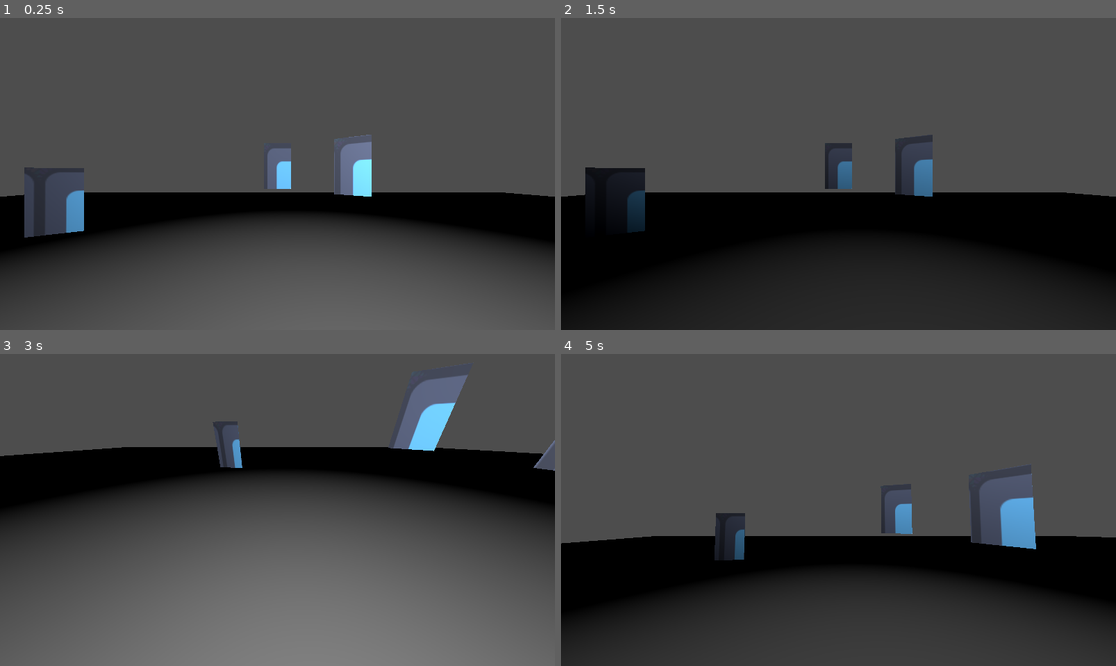
Above: before the commit, frames 1-4 (two rows, left to right).
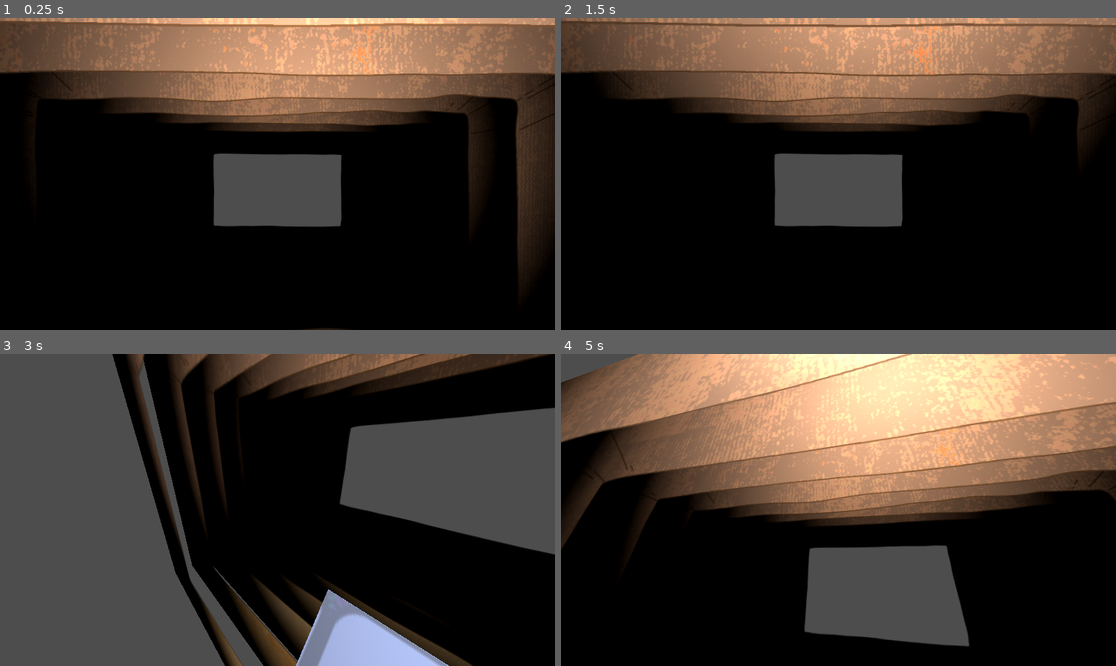
Above: after the commit, the same moments.

Repository: ISAKUTOKI/Project-3
Game: Godot game, scene res://scenes/main_scene.tscn
Two runs of this game, one before a commit and one after it. Both use one fixed random seed, a clock stepped at 60 frames per second and the inputs below. The engine's default icon, where the game draws it, is replaced by a stand-in: a white triangle on a blue panel in a dark square.
Inputs (mouse positions are in pixels of both pictures, inside the frame that each line leads up to):
- Up to frame 1 (0.25 s): no input
- Up to frame 2 (1.5 s): move the mouse to (960, 158) at 0.52 s; click (960, 158) at 0.6 s; right-click (960, 158) at 0.8 s; drag from (727, 189) to (810, 236) at 1.27 s
- Up to frame 3 (3 s): move the mouse to (333, 441) at 2.02 s; hold Alt (change_camera_rotatable) 2.03-2.75 s; click (333, 441) at 2.17 s; right-click (333, 441) at 2.3 s; drag from (249, 572) to (111, 463) at 2.77 s
- Up to frame 4 (5 s): move the mouse to (1005, 556) at 3.52 s; right-click (1005, 556) at 3.6 s; click (1005, 556) at 3.67 s; drag from (672, 463) to (755, 432) at 4.27 s

The runs differ from the first frame. In frame 1, 89% of the frame differs, in the area x 0-100%, y 0-100%; in frame 2, 72%; in frame 3, 72%; in frame 4, 82%.

Commit message:
WIP
资源更新

Diff:
--- /dev/null
+++ b/PlantSomeFlowers/material/wall_material.tres
@@ -0,0 +1,8 @@
+[gd_resource type="StandardMaterial3D" format=3 uid="uid://smimbuotjbfl"]
+
+[resource]
+transparency = 2
+alpha_scissor_threshold = 0.5
+alpha_antialiasing_mode = 0
+shading_mode = 2
+texture_filter = 0
--- a/PlantSomeFlowers/project.godot
+++ b/PlantSomeFlowers/project.godot
@@ -18,8 +18,8 @@
 [autoload]
 
 GlobalSignalBus="*res://scripts/global_signal_bus.gd"
-GameController="*res://scripts/game_controller.gd"
-GameManager="*res://scripts/game_manager.gd"
+GameController="*res://scripts/game/game_controller.gd"
+GameManager="*res://scripts/game/game_manager.gd"
 
 [display]
 
@@ -42,9 +42,29 @@
 "events": [Object(InputEventMouseButton,"resource_local_to_scene":false,"resource_name":"","device":-1,"window_id":0,"a …(253 unchanged characters)…
 ]
 }
-cancel={
+drop={
 "deadzone": 0.5,
 "events": [Object(InputEventMouseButton,"resource_local_to_scene":false,"resource_name":"","device":-1,"window_id":0,"a …(253 unchanged characters)…
+]
+}
+test_function_1={
+"deadzone": 0.5,
+"events": [Object(InputEventKey,"resource_local_to_scene":false,"resource_name":"","device":-1,"window_id":0,"alt_pressed":false,"shift_pressed":false,"ctrl_pressed":true,"meta_pressed":false,"pressed":false,"keycode":0,"physical_keycode":4194343,"key_label":0,"unicode":0,"location":0,"echo":false,"script":null)
+]
+}
+test_function_2={
+"deadzone": 0.5,
+"events": [Object(InputEventKey,"resource_local_to_scene":false,"resource_name":"","device":-1,"window_id":0,"alt_pressed":false,"shift_pressed":false,"ctrl_pressed":true,"meta_pressed":false,"pressed":false,"keycode":0,"physical_keycode":4194342,"key_label":0,"unicode":0,"location":0,"echo":false,"script":null)
+]
+}
+test_function_3={
+"deadzone": 0.5,
+"events": [Object(InputEventKey,"resource_local_to_scene":false,"resource_name":"","device":-1,"window_id":0,"alt_pressed":false,"shift_pressed":false,"ctrl_pressed":true,"meta_pressed":false,"pressed":false,"keycode":0,"physical_keycode":4194341,"key_label":0,"unicode":0,"location":0,"echo":false,"script":null)
+]
+}
+test_function_4={
+"deadzone": 0.5,
+"events": [Object(InputEventKey,"resource_local_to_scene":false,"resource_name":"","device":-1,"window_id":0,"alt_pressed":false,"shift_pressed":false,"ctrl_pressed":true,"meta_pressed":false,"pressed":false,"keycode":0,"physical_keycode":4194340,"key_label":0,"unicode":0,"location":0,"echo":false,"script":null)
 ]
 }
 
--- a/PlantSomeFlowers/scenes/main_camera.tscn
+++ b/PlantSomeFlowers/scenes/main_camera.tscn
@@ -6,6 +6,7 @@
 
 [node name="MainCamera" type="Camera3D"]
 script = ExtResource("1_4n7yu")
+camera_far = 15.0
 
 [node name="RayCast" type="RayCast3D" parent="."]
 target_position = Vector3(0, 0, 0)
--- a/PlantSomeFlowers/scenes/main_scene.tscn
+++ b/PlantSomeFlowers/scenes/main_scene.tscn
@@ -1,9 +1,18 @@
-[gd_scene load_steps=11 format=3 uid="uid://dacqyvouwyfoi"]
+[gd_scene load_steps=17 format=3 uid="uid://dacqyvouwyfoi"]
 
 [ext_resource type="PackedScene" uid="uid://d264myuaqqn1e" path="res://scenes/main_camera.tscn" id="1_twdig"]
 [ext_resource type="PackedScene" uid="uid://crwsqfckfxrt5" path="res://scenes/card.tscn" id="2_53evp"]
-[ext_resource type="Script" path="res://scripts/game_controller.gd" id="3_yc1me"]
-[ext_resource type="Script" path="res://scripts/game_manager.gd" id="4_71wmt"]
+[ext_resource type="Script" path="res://scripts/game/game_controller.gd" id="3_yc1me"]
+[ext_resource type="Script" path="res://scripts/game/game_manager.gd" id="4_71wmt"]
+[ext_resource type="Script" path="res://scripts/game/holding_card.gd" id="4_mv6o5"]
+[ext_resource type="Texture2D" uid="uid://bngovdjp51bfv" path="res://assets/images/walls/wall_1.png" id="6_6ixhy"]
+[ext_resource type="Script" path="res://scripts/game/wall.gd" id="6_xoy7x"]
+[ext_resource type="Texture2D" uid="uid://bd161021yu3bn" path="res://assets/images/walls/wall_2.png" id="7_cvvbe"]
+[ext_resource type="Texture2D" uid="uid://dgmiwicwk2si5" path="res://assets/images/walls/wall_3.png" id="8_5b4n3"]
+[ext_resource type="Texture2D" uid="uid://bk0xvfsx2hl32" path="res://assets/images/walls/wall_4.png" id="9_3747k"]
+[ext_resource type="Texture2D" uid="uid://br3hks3qcwaq6" path="res://assets/images/walls/wall_5.png" id="10_ki6dw"]
+[ext_resource type="Texture2D" uid="uid://c83f6w2tma1cb" path="res://assets/images/walls/wall_6.png" id="11_261dj"]
+[ext_resource type="Texture2D" uid="uid://d2n1adjgj64pj" path="res://assets/images/walls/wall_7.png" id="12_8rcxb"]
 
 [sub_resource type="Animation" id="Animation_3jwau"]
 length = 0.001
@@ -41,22 +50,15 @@
 "new_animation": SubResource("Animation_vlgc0")
 }
 
-[sub_resource type="StandardMaterial3D" id="StandardMaterial3D_tn45m"]
-albedo_color = Color(0.189328, 0.189328, 0.189328, 1)
-
-[sub_resource type="BoxMesh" id="BoxMesh_x1680"]
-
-[sub_resource type="ConcavePolygonShape3D" id="ConcavePolygonShape3D_tk8uc"]
-data = PackedVector3Array(-0.5, 0.5, 0.5, 0.5, 0.5, 0.5, -0.5, -0.5, 0.5, 0.5, 0.5, 0.5, 0.5, -0.5, 0.5, -0.5, -0.5, 0.5, 0.5, 0.5, -0.5, -0.5, 0.5, -0.5, 0.5, -0.5, -0.5, -0.5, 0.5, -0.5, -0.5, -0.5, -0.5, 0.5, -0.5, -0.5, 0.5, 0.5, 0.5, 0.5, 0.5, -0.5, 0.5, -0.5, 0.5, 0.5, 0.5, -0.5, 0.5, -0.5, -0.5, 0.5, -0.5, 0.5, -0.5, 0.5, -0.5, -0.5, 0.5, 0.5, -0.5, -0.5, -0.5, -0.5, 0.5, 0.5, -0.5, -0.5, 0.5, -0.5, -0.5, -0.5, 0.5, 0.5, 0.5, -0.5, 0.5, 0.5, 0.5, 0.5, -0.5, -0.5, 0.5, 0.5, -0.5, 0.5, -0.5, 0.5, 0.5, -0.5, -0.5, -0.5, 0.5, 0.5, -0.5, 0.5, -0.5, -0.5, -0.5, 0.5, -0.5, 0.5, 0.5, -0.5, -0.5, -0.5, -0.5, -0.5)
-
 [node name="Node3D" type="Node3D"]
 
 [node name="MainCamera" parent="." instance=ExtResource("1_twdig")]
-transform = Transform3D(1, 0, 0, 0, 1, 0, 0, 0, 1, 0, 0.832398, 0)
+transform = Transform3D(1, 0, 0, 0, 1, 0, 0, 0, 1, 0, 1.07737, 0)
 
 [node name="OmniLight3D" type="OmniLight3D" parent="."]
 transform = Transform3D(1, 0, 0, 0, 1, 0, 0, 0, 1, 0.413652, 1.38549, 0.251857)
 light_energy = 16.0
+shadow_enabled = true
 omni_range = 6.0
 omni_attenuation = 1.5
 omni_shadow_mode = 0
@@ -67,27 +69,87 @@
 }
 autoplay = "new_animation"
 
-[node name="Ground" type="MeshInstance3D" parent="."]
-transform = Transform3D(28.7412, 0, 0, 0, 1, 0, 0, 0, 28.7412, 0, -0.848543, 0)
-material_override = SubResource("StandardMaterial3D_tn45m")
-mesh = SubResource("BoxMesh_x1680")
-
-[node name="StaticBody3D" type="StaticBody3D" parent="Ground"]
-
-[node name="CollisionShape3D" type="CollisionShape3D" parent="Ground/StaticBody3D"]
-shape = SubResource("ConcavePolygonShape3D_tk8uc")
-
-[node name="Card" parent="." instance=ExtResource("2_53evp")]
-transform = Transform3D(0.8301, 0, -0.557615, 0, 1, 0, 0.557615, 0, 0.8301, 1.07954, 0.946809, -2.26708)
-
-[node name="Card2" parent="." instance=ExtResource("2_53evp")]
-transform = Transform3D(1, 0, 0, 0, 1, 0, 0, 0, 1, 0, 0.98085, -2.9018)
-
-[node name="Card3" parent="." instance=ExtResource("2_53evp")]
-transform = Transform3D(0.892845, 0, 0.450363, 0, 1, 0, -0.450363, 0, 0.892845, -2.85668, 0.484697, -2.01101)
-
 [node name="GameController" type="Node" parent="."]
 script = ExtResource("3_yc1me")
 
 [node name="GameManager" type="Node" parent="."]
 script = ExtResource("4_71wmt")
+
+[node name="HoldingCard" type="Node" parent="."]
+script = ExtResource("4_mv6o5")
+
+[node name="Card" parent="HoldingCard" instance=ExtResource("2_53evp")]
+transform = Transform3D(1, 0, 0, 0, 0.766044, 0.642788, 0, -0.642788, 0.766044, 5.96046e-08, 0.0725156, -0.355314)
+
+[node name="Card2" parent="HoldingCard" instance=ExtResource("2_53evp")]
+
+[node name="Card3" parent="HoldingCard" instance=ExtResource("2_53evp")]
+transform = Transform3D(0.999999, 0, 0, 0, 1, 0, 0, 0, 0.999999, 0, 0, 0)
+
+[node name="Wall" type="Node" parent="."]
+script = ExtResource("6_xoy7x")
+
+[node name="Wall1" type="Sprite3D" parent="Wall"]
+transform = Transform3D(0.5, 0, 0, 0, 0.5, 0, 0, 0, 0.5, 0, 0, 0)
+gi_mode = 2
+texture = ExtResource("6_6ixhy")
+
+[node name="Wall2" type="Sprite3D" parent="Wall"]
+transform = Transform3D(0.5, 0, 0, 0, 0.5, 0, 0, 0, 0.5, 0, 0, 0)
+texture = ExtResource("7_cvvbe")
+
+[node name="Wall3" type="Sprite3D" parent="Wall"]
+transform = Transform3D(0.5, 0, 0, 0, 0.5, 0, 0, 0, 0.5, 0, 0, 0)
+texture = ExtResource("8_5b4n3")
+
+[node name="Wall4" type="Sprite3D" parent="Wall"]
+transform = Transform3D(0.5, 0, 0, 0, 0.5, 0, 0, 0, 0.5, 0, 0, 0)
+texture = ExtResource("9_3747k")
+
+[node name="Wall5" type="Sprite3D" parent="Wall"]
+transform = Transform3D(0.5, 0, 0, 0, 0.5, 0, 0, 0, 0.5, 0, 0, 0)
+texture = ExtResource("10_ki6dw")
+
+[node name="Wall6" type="Sprite3D" parent="Wall"]
+transform = Transform3D(0.5, 0, 0, 0, 0.5, 0, 0, 0, 0.5, 0, 0, 0)
+texture = ExtResource("11_261dj")
+
+[node name="Wall7" type="Sprite3D" parent="Wall"]
+transform = Transform3D(0.5, 0, 0, 0, 0.5, 0, 0, 0, 0.5, 0, 0, 0)
+texture = ExtResource("12_8rcxb")
+
+[node name="Wall8" type="Sprite3D" parent="Wall"]
+transform = Transform3D(0.5, 0, 0, 0, 0.5, 0, 0, 0, 0.5, 0, 0, 0)
+texture = ExtResource("8_5b4n3")
+
+[node name="Wall9" type="Sprite3D" parent="Wall"]
+transform = Transform3D(0.5, 0, 0, 0, 0.5, 0, 0, 0, 0.5, 0, 0, 0)
+texture = ExtResource("6_6ixhy")
+
+[node name="Wall10" type="Sprite3D" parent="Wall"]
+transform = Transform3D(0.5, 0, 0, 0, 0.5, 0, 0, 0, 0.5, 0, 0, 0)
+texture = ExtResource("7_cvvbe")
+
+[node name="Wall11" type="Sprite3D" parent="Wall"]
+transform = Transform3D(0.5, 0, 0, 0, 0.5, 0, 0, 0, 0.5, 0, 0, 0)
+texture = ExtResource("8_5b4n3")
+
+[node name="Wall12" type="Sprite3D" parent="Wall"]
+transform = Transform3D(0.5, 0, 0, 0, 0.5, 0, 0, 0, 0.5, 0, 0, 0)
+texture = ExtResource("9_3747k")
+
+[node name="Wall13" type="Sprite3D" parent="Wall"]
+transform = Transform3D(0.5, 0, 0, 0, 0.5, 0, 0, 0, 0.5, 0, 0, 0)
+texture = ExtResource("10_ki6dw")
+
+[node name="Wall14" type="Sprite3D" parent="Wall"]
+transform = Transform3D(0.5, 0, 0, 0, 0.5, 0, 0, 0, 0.5, 0, 0, 0)
+texture = ExtResource("11_261dj")
+
+[node name="Wall15" type="Sprite3D" parent="Wall"]
+transform = Transform3D(0.5, 0, 0, 0, 0.5, 0, 0, 0, 0.5, 0, 0, 0)
+texture = ExtResource("12_8rcxb")
+
+[node name="Wall16" type="Sprite3D" parent="Wall"]
+transform = Transform3D(0.5, 0, 0, 0, 0.5, 0, 0, 0, 0.5, 0, 0, 0)
+texture = ExtResource("8_5b4n3")
--- a/PlantSomeFlowers/scripts/camera/drag_and_drop.gd
+++ b/PlantSomeFlowers/scripts/camera/drag_and_drop.gd
@@ -13,10 +13,12 @@
 
 #region 核心逻辑
 func _drag_card():
-	if camera.current_target is Card and Input.is_action_just_pressed("drag"):
+	if camera.current_target == null:
+		return
+	if camera.current_target.is_in_group("Card") and Input.is_action_just_pressed("drag"):
 		#print("捡起当前卡片")
 		current_card = camera.current_target
-		current_card.drag_card()
+		current_card.card_is_dragged()
 		is_dragging = true
 
 
@@ -24,12 +26,12 @@
 	if is_dragging:
 		if Input.is_action_just_released("drag") or Input.is_action_just_pressed("drop"):
 			if camera.current_target == Flower:
-				current_card.use_card()
+				current_card.card_is_used()
 				GlobalSignalBus.card_used.emit(current_card)
 				print("使用")
 				return
 			#print("放下")
-			current_card.drop_card()
+			current_card.card_is_dropped()
 			current_card = null
 			is_dragging = false
 #endregion
--- a/PlantSomeFlowers/scripts/camera/main_camera.gd
+++ b/PlantSomeFlowers/scripts/camera/main_camera.gd
@@ -4,14 +4,14 @@
 
 @export_group("相机基础属性")
 @export var camera_size: Vector2i = Vector2i(1920, 1080)
-@export var camera_sensitivity: int = 30  # 相机灵敏度
+@export var camera_sensitivity: int = 40  # 相机灵敏度
 @export var camera_fov: int = 90
 @export var camera_far: float = 10
 var rotation_speed = camera_sensitivity * 0.00005  # 相机旋转速度
 var can_rotate_camera: bool = false
 
 @export_group("相机角度钳制")
-@export var camera_angle_limit_x: float = 45  # 上下角度限制(度数)
+@export var camera_angle_limit_x: float = 35  # 上下角度限制(度数)
 @export var camera_angle_limit_y: float = 45  # 左右角度限制(度数)
 
 @onready var raycast: RayCast3D = $RayCast
@@ -72,12 +72,12 @@
 func _on_raycast_target_changed(new_target):
 	# 先清除上一个目标的描边
 	if current_target != null:
-		if current_target.has_method("hide_outline"):
-			current_target.hide_outline()
+		if current_target.has_method("mouse_exited_card"):
+			current_target.mouse_exited_card()
 	# 设置新目标
 	current_target = new_target
 	# 对新目标显示描边
 	if current_target != null:
-		if current_target.has_method("show_outline"):
-			current_target.show_outline()
+		if current_target.has_method("mouse_entered_card"):
+			current_target.mouse_entered_card()
 #endregion
--- a/PlantSomeFlowers/scripts/card/card.gd
+++ b/PlantSomeFlowers/scripts/card/card.gd
@@ -1,5 +1,4 @@
 extends StaticBody3D
-class_name Card
 
 @onready var view: MeshInstance3D = $View
 @onready var collider: CollisionShape3D = $Collider
@@ -8,16 +7,23 @@
 var is_dragging: bool = false
 var original_pos: Vector3
 var drag_offest: Vector3
+@export var focus_offest: Vector3 = Vector3(0, 0.2, -0.07)  # x, y, z
+
+var card_type: CardStats
 
 
 func _ready() -> void:
 	add_to_group("Card")
-	hide_outline()
+	_initialize()
 
 
 func _process(_delta: float) -> void:
 	if is_dragging:
 		_dragging()
+
+
+func _initialize():
+	hide_outline()
 
 
 #region 边缘线高亮
@@ -32,11 +38,30 @@
 #endregion
 
 
-#region 捡起、放下、使用
-func drag_card():
+#region 鼠标悬停、捡起、放下、使用
+func mouse_entered_card():
+	show_outline()
+	position += focus_offest
+
+
+func mouse_exited_card():
+	hide_outline()
+	position = original_pos
+
+
+func card_is_dragged():
 	print(str(self.name), "被捡起了")
+	hide_outline()
 	collider.disabled = true
 	is_dragging = true
+	pass
+
+
+func card_is_dropped():
+	print(str(self.name), "被放下了")
+	position = original_pos
+	collider.disabled = false
+	is_dragging = false
 	pass
 
 
@@ -44,16 +69,8 @@
 	pass
 
 
-func drop_card():
-	print(str(self.name), "被放下了")
-	collider.disabled = false
-	is_dragging = false
-	pass
-
-
-func use_card():
+func card_is_used():
 	pass
 #endregion
 
-
-# TODO 处理抓取移动的逻辑
+# TODO 处理抓取后移动的逻辑
--- a/PlantSomeFlowers/scripts/card/card_stats.gd
+++ b/PlantSomeFlowers/scripts/card/card_stats.gd
@@ -1,6 +1,18 @@
 extends Node
 class_name CardStats
 
-const CardType:={
+enum CardType {
+	浇水,
+	光照,
+	修剪,
+	捉虫,
+	收获
+}
 
+const CARD_NAME:={
+	CardType.浇水:"浇水",
+	CardType.光照:"光照",
+	CardType.修剪:"修剪",
+	CardType.捉虫:"捉虫",
+	CardType.收获:"收获"
 }
--- a/PlantSomeFlowers/scripts/card/outline_highlighter.gd
+++ b/PlantSomeFlowers/scripts/card/outline_highlighter.gd
@@ -20,8 +20,9 @@
 		material = material_copy.next_pass
 	_initialize()
 
+
 func _initialize():
-	if not material:
+	if material == null:
 		return
 	material.set_shader_parameter("color", color)
 	material.set_shader_parameter("thickness", thickness)
--- /dev/null
+++ b/PlantSomeFlowers/scripts/game/game_controller.gd
@@ -0,0 +1,4 @@
+extends Node
+
+## 这里是：游戏控制器
+## 负责管理游戏的总处理以及数据的更新
--- a/PlantSomeFlowers/scripts/game_manager.gd
+++ b/PlantSomeFlowers/scripts/game/game_manager.gd
@@ -3,4 +3,6 @@
 ## 这里是：游戏管理器
 ## 负责记录游戏的数据
 
+const CARD_SIZE: Vector3 = Vector3(0.5, 0.85, 0.01) # 宽、高、厚
+
 var current_holding_card := []
--- /dev/null
+++ b/PlantSomeFlowers/scripts/game/holding_card.gd
@@ -0,0 +1,40 @@
+extends Node
+
+
+func _test():
+	holding_card = get_children()
+	for i in holding_card:
+		i.original_pos = i.position
+	print(holding_card)
+
+
+var holding_card := []
+
+@export var offset: Vector3 = Vector3(0.4, 0, 0.8)  # x, y, z
+@export var initial_pos: Vector3 = Vector3(0, 0.07, -0.35)  # x, y, z
+@export var initial_rot: float = -40.0  # 本地x轴旋转度数
+
+
+func _ready() -> void:
+	_initialize()
+	_test()
+
+
+func _initialize():
+	holding_card.clear()
+
+
+func _rank_holding_card():
+	for i in holding_card:
+		pass
+	pass
+
+
+func draw_card(card):
+	GameManager.current_holding_card.push_back(card)
+
+
+func use_card(used_card):
+	GameManager.current_holding_card.erase(used_card)
+
+# TODO 处理排序的逻辑
--- /dev/null
+++ b/PlantSomeFlowers/scripts/game/wall.gd
@@ -0,0 +1,28 @@
+extends Node
+
+var wall_list := []
+@export var wall_offset: Vector3 = Vector3(0, 0, -0.7)  # x, y, z
+@export var wall_scale: Vector3 = Vector3(0.5, 0.5, 0.5)  # x, y, z
+var wall: Sprite3D
+
+
+func _ready() -> void:
+	_initialize()
+	_rank_wall()
+
+
+func _initialize():
+	wall_list = get_children()
+	for i: Sprite3D in wall_list:
+		i.scale = wall_scale
+		i.billboard = BaseMaterial3D.BILLBOARD_DISABLED
+		i.alpha_cut = SpriteBase3D.ALPHA_CUT_OPAQUE_PREPASS
+		i.shaded = true
+		#i.material_override = preload("res://material/wall_material.tres")
+
+
+func _rank_wall():
+	var count: int = 0
+	for i: Sprite3D in wall_list:
+		i.position = Vector3(0, 0, 0) + count * wall_offset
+		count += 1
--- a/PlantSomeFlowers/scripts/game_controller.gd
+++ /dev/null
@@ -1,19 +0,0 @@
-extends Node
-
-## 这里是：游戏控制器
-## 负责管理游戏的总处理以及数据的更新
-
-var card
-var used_card
-
-
-func draw_card():
-	GameManager.current_holding_card.push_back(card)
-
-
-func use_card():
-	GameManager.current_holding_card.erase(used_card)
-
-
-func pause_game():
-	pass
--- a/PlantSomeFlowers/scripts/global_signal_bus.gd
+++ b/PlantSomeFlowers/scripts/global_signal_bus.gd
@@ -1,4 +1,6 @@
 extends Node
 
 @warning_ignore("unused_signal")
-signal card_used(card:Card)
+signal card_used(card)
+@warning_ignore("unused_signal")
+signal card_drew(card)
Binary file added: PlantSomeFlowers/assets/images/back_ground.png
Not shown, added: PlantSomeFlowers/assets/images/back_ground.png.import
Binary file added: PlantSomeFlowers/assets/images/lamp/lamp.png
Not shown, added: PlantSomeFlowers/assets/images/lamp/lamp.png.import
Binary file added: PlantSomeFlowers/assets/images/lamp/lamp_holder.png
Not shown, added: PlantSomeFlowers/assets/images/lamp/lamp_holder.png.import
Binary file added: PlantSomeFlowers/assets/images/lamp/lamp_rope.png
Not shown, added: PlantSomeFlowers/assets/images/lamp/lamp_rope.png.import
Binary file added: PlantSomeFlowers/assets/images/lamp/light_1.png
Not shown, added: PlantSomeFlowers/assets/images/lamp/light_1.png.import
Binary file added: PlantSomeFlowers/assets/images/lamp/light_2.png
Not shown, added: PlantSomeFlowers/assets/images/lamp/light_2.png.import
(and 20 more such lines)
